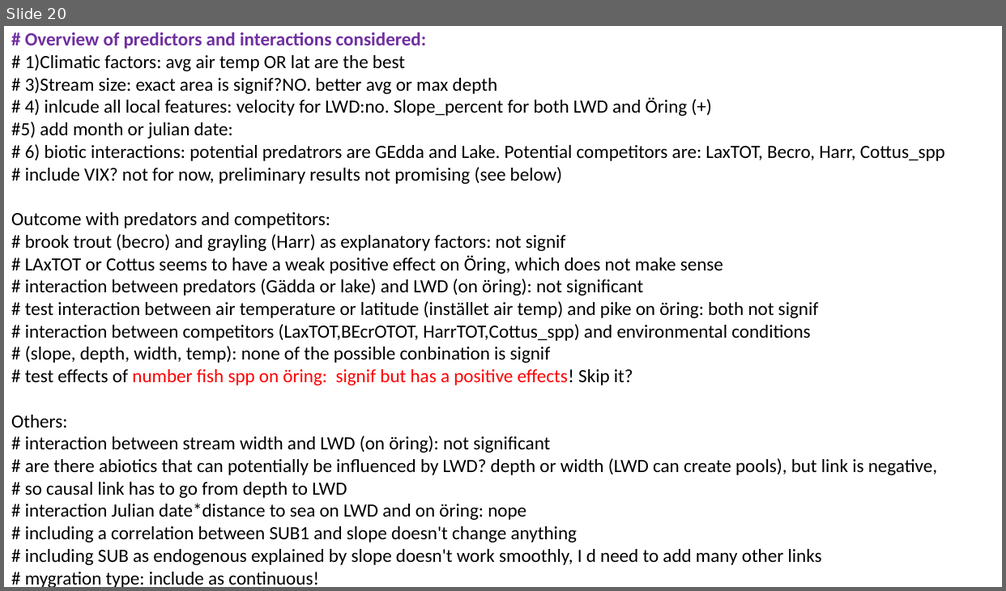
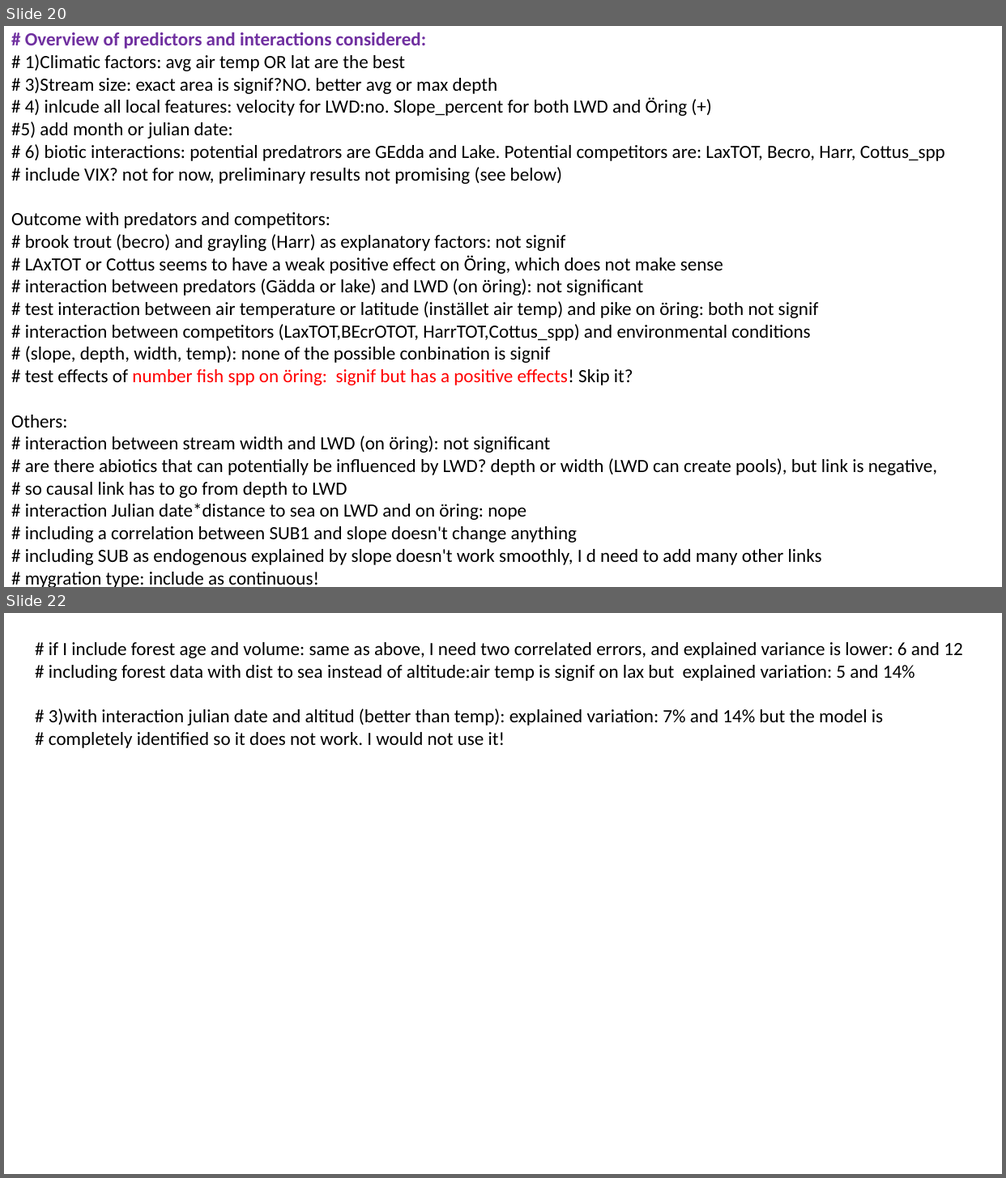
Before and after one commit to SerenaDonadi/Dod-ved, a slide deck: Electrofish data/LWD_analyses.pptx. Shown one above the other, each under a label of ours: slide 20 before the commit, slides 20 and 22 after it; the slides between them are not shown. The pictures are 1006x591 and 1006x1178 pixels, drawn with LibreOffice and Linux fonts; fonts in the diff are those of the drawing. Boxes give left, top, right and bottom in pixels: in the first picture for what was removed or moved away, otherwise in the second. Text is boxed around its words. In the diff, an @@ line names an element or a change of style, - is before the commit and + after.

Commit message:
including forest data

```diff
--- a/Electrofish data/LWD_analyses.pptx
+++ b/Electrofish data/LWD_analyses.pptx
@@ slide 22 added at (x1=4, y1=613, x2=1002, y2=1174), background #FFFFFF @@
@@ text added at (x1=49, y1=642, x2=962, y2=748), 18 pt, text #000000 @@
+# if I include forest age and volume: same as above, I need two correlated errors, and explained variance is lower: 6 and 12
+# including forest data with dist to sea instead of altitude:air temp is signif on lax but explained variation: 5 and 14%
+# 3)with interaction julian date and altitud (better than temp): explained variation: 7% and 14% but the model is
+# completely identified so it does not work. I would not use it!
```
Also in this commit, not shown: 8 slides changed, 1 slide removed, 2 other files.
